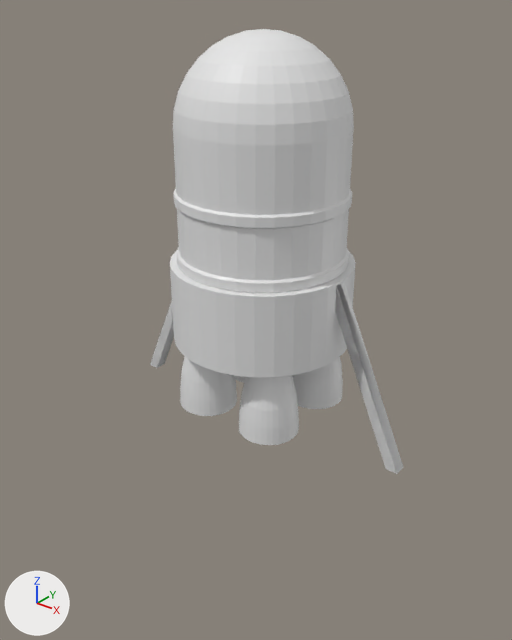
The FBX model RatFrenzy/Assets/Models/WinScreen/lunarlander.fbx: old version first, new version second.
The view is the same before and after, from a 50 mm lens placed at (4.97, -6.34, 2.78), pointed at (0.12, -0.28, -0.98). Lighting does not change. The marker at lower left points along +X, +Y and +Z. Where no turn or scale is listed for an object, it has been applied to the vertices.

The older version as bpy lines, for what is in view:
```python
me_cube_000 = bpy.data.meshes.new('Cube.000')
me_cube_000.from_pydata(...)  # 32 vertices, 24 faces; spans x -2.07..2.07, y -0.08..0.08, z -2.47..-0.33
me_cylinder_000 = bpy.data.meshes.new('Cylinder.000')
me_cylinder_000.from_pydata(...)  # 640 vertices, 520 faces; spans x -0.87..0.87, y -0.87..0.87, z -0.46..0.46
me_cylinder_002 = bpy.data.meshes.new('Cylinder.002')
me_cylinder_002.from_pydata(...)  # a 32-sided cylinder along z spanning x -1.12..1.12, y -1.12..1.12, z -0.5..0.5
me_sphere = bpy.data.meshes.new('Sphere')
me_sphere.from_pydata(...)  # 513 vertices, 513 faces; spans x -1.03..1.03, y -1.03..1.03, z -2.45..0.13
ob_cube = bpy.data.objects.new('Cube', me_cube_000)
ob_cube.location = (0.0, 0.0, 0.0)
ob_cylinder = bpy.data.objects.new('Cylinder', me_cylinder_000)
ob_cylinder.location = (0.0, 0.0, -1.8)
ob_cylinder_001 = bpy.data.objects.new('Cylinder.001', me_cylinder_002)
ob_cylinder_001.location = (0.0, 0.0, -0.81)
ob_sphere = bpy.data.objects.new('Sphere', me_sphere)
ob_sphere.location = (0.0, 0.0, 2.15)
```
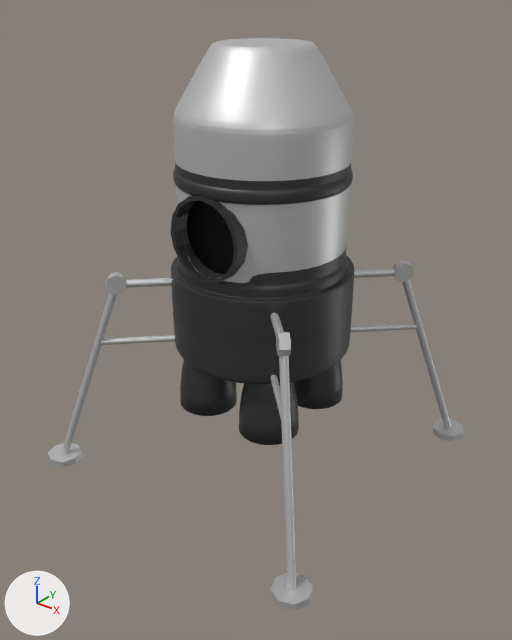
The newer file is also turned or shifted as a whole; pictures and numbers use the older file's frame.

Patch to the scene script:
```diff
--- a/RatFrenzy/Assets/Models/WinScreen/lunarlander.fbx.py
+++ b/RatFrenzy/Assets/Models/WinScreen/lunarlander.fbx.py
@@ img_lunarlandertex_png @@
+img_lunarlandertex_png = load_image('LunarLanderTex.png', 'LunarLanderTex.png', 2048, 2048, 'sRGB')
@@ mat_maincapsule @@
+mat_maincapsule = principled_material('MainCapsule')
+mat_maincapsule.texture = img_lunarlandertex_png
+mat_maincapsule.metallic = 0.625
+mat_maincapsule.roughness = 0.475
@@ me_cylinder_000 @@
 me_cylinder_000.from_pydata(...)  # 640 vertices, 520 faces; spans x -0.87..0.87, y -0.87..0.87, z -0.46..0.46
+me_cylinder_000.materials.append(mat_maincapsule)  # picture img_lunarlandertex_png
@@ me_cylinder_006 @@
+me_cylinder_006.from_pydata(...)  # 896 vertices, 464 faces; spans x -2.09..2.09, y -2.09..2.09, z -2.96..-0.35
+me_cylinder_006.materials.append(mat_maincapsule)  # picture img_lunarlandertex_png
@@ me_sphere_001 @@
+me_sphere_001.from_pydata(...)  # 9721 vertices, 9688 faces; spans x -1.11..1.11, y -1.11..1.11, z 1.58..5.18
+me_sphere_001.materials.append(mat_maincapsule)  # picture img_lunarlandertex_png
@@ me_cylinder_004 @@
+me_cylinder_004.from_pydata(...)  # 64 vertices, 49 faces; spans x -0.49..0.49, y -0.04..1.79, z -0.49..0.49
+me_cylinder_004.materials.append(mat_maincapsule)  # picture img_lunarlandertex_png
@@ me_plane @@
+me_plane.from_pydata(...)  # 4 vertices, 1 face; spans x -0.491..0.491, y 0.0, z -0.491..0.491
+me_plane.materials.append(mat_maincapsule)  # picture img_lunarlandertex_png
@@ ob_cube @@
-ob_cube = bpy.data.objects.new('Cube', me_cube_000)
-ob_cube.location = (0.0, 0.0, 0.0)
@@ ob_cylinder_001 @@
-ob_cylinder_001 = bpy.data.objects.new('Cylinder.001', me_cylinder_002)
-ob_cylinder_001.location = (0.0, 0.0, -0.81)
@@ ob_sphere @@
-ob_sphere = bpy.data.objects.new('Sphere', me_sphere)
-ob_sphere.location = (0.0, 0.0, 2.15)
@@ ob_landingstrut @@
+ob_landingstrut = bpy.data.objects.new('LandingStrut', me_cylinder_006)
+ob_landingstrut.location = (0.0, 0.0, -0.07)
@@ ob_maincapsule @@
+ob_maincapsule = bpy.data.objects.new('MainCapsule', me_sphere_001)
+ob_maincapsule.location = (0.0, 0.0, -3.03)
@@ ob_tube @@
+ob_tube = bpy.data.objects.new('Tube', me_cylinder_004)
+ob_tube.location = (0.0, -1.0, 0.22)
@@ ob_plane @@
+ob_plane = bpy.data.objects.new('Plane', me_plane)
+ob_plane.location = (0.0, -0.83, 0.22)
```

Location of each change, (x1, y1, x2, y2) in pixels of the pictures (512 x 640 px):
'MainCapsule', added: after (171, 38, 354, 384)
'Sphere', deleted: before (173, 29, 354, 293)
'Cylinder.001', deleted: before (170, 250, 356, 377)
'LandingStrut', added: after (48, 260, 464, 611)
'Cylinder', recoloured (grey to black): (180, 356, 343, 445) in both
'Cube', deleted: before (150, 282, 403, 474)
'Tube', added (black): after (170, 196, 248, 284)
'Plane', added (black): after (187, 201, 234, 274)
